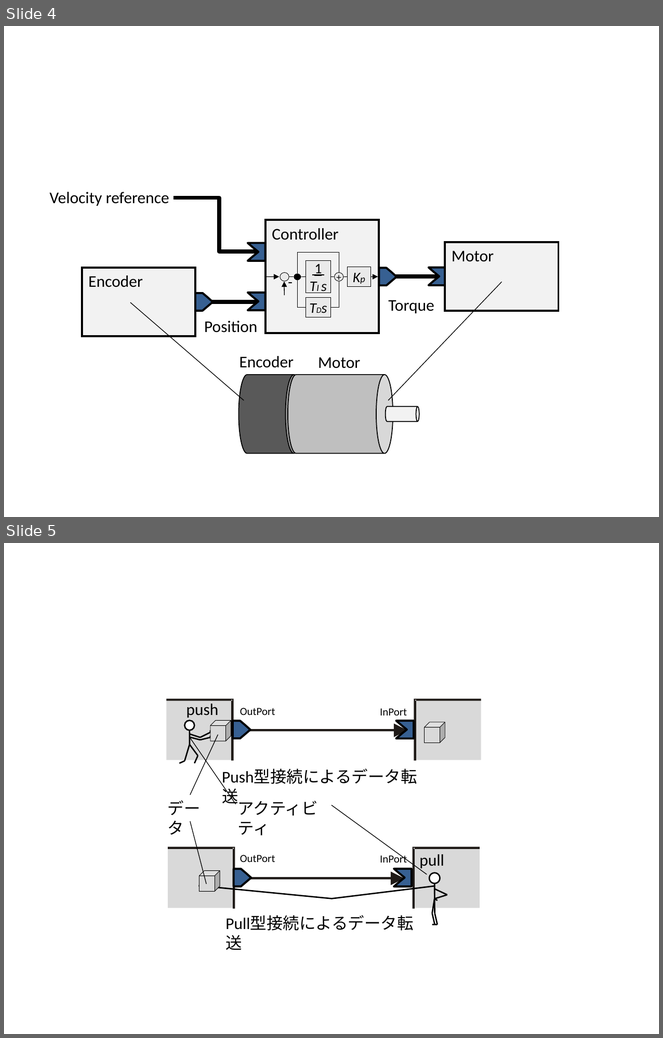
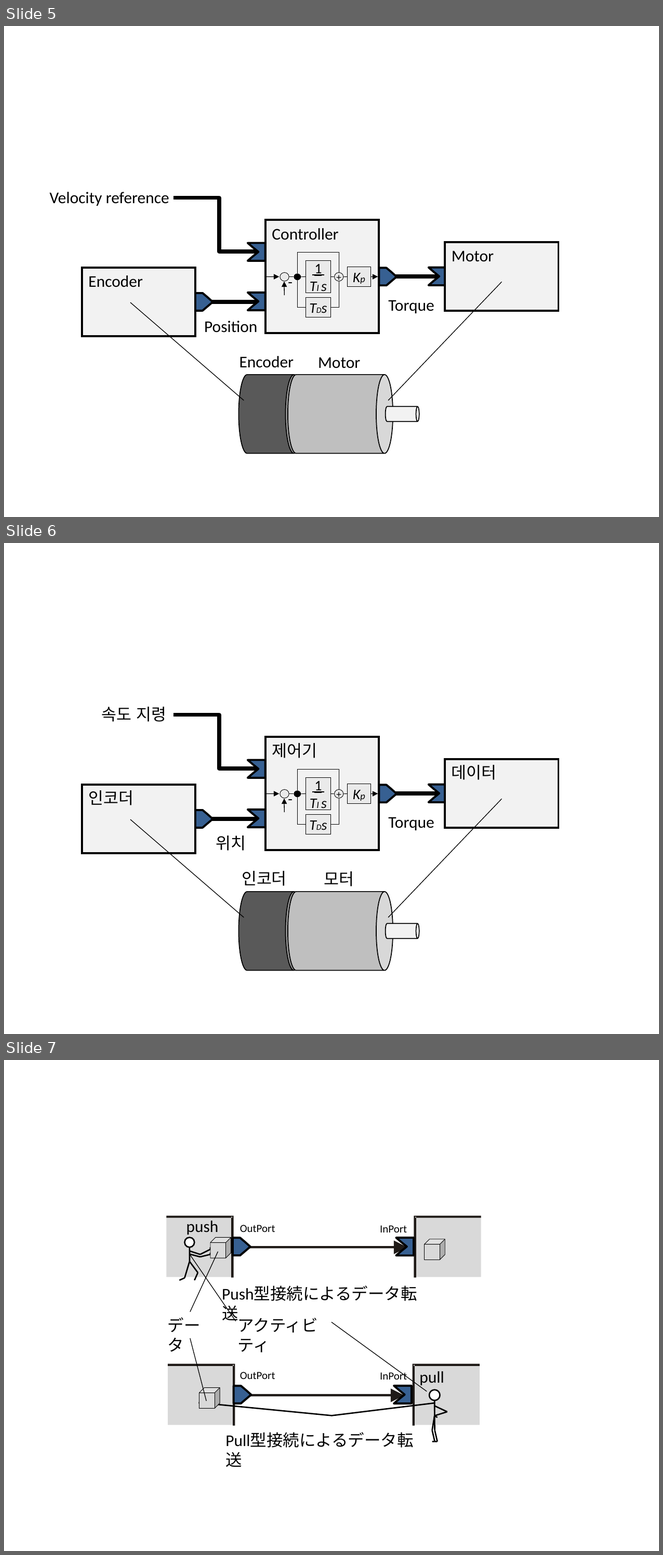
Before and after one commit to kkunita/openrtm.org, a slide deck: Documents/03_DevelopersGuide/01_Basic_RTC_Programming/02_DataPort/DataPort_Basic.pptx. Shown one above the other, each under a label of ours: slides 4 and 5 before the commit, slides 5, 6 and 7 after it. The pictures are 663x1038 and 663x1555 pixels, drawn with LibreOffice and Linux fonts; fonts in the diff are those of the drawing. Boxes give left, top, right and bottom in pixels: in the first picture for what was removed or moved away, otherwise in the second. Text is boxed around its words. In the diff, an @@ line names an element or a change of style, - is before the commit and + after.

```diff
--- a/Documents/03_DevelopersGuide/01_Basic_RTC_Programming/02_DataPort/DataPort_Basic.pptx
+++ b/Documents/03_DevelopersGuide/01_Basic_RTC_Programming/02_DataPort/DataPort_Basic.pptx
@@ slide 6 added at [4, 543, 659, 1034], background #FFFFFF @@
@@ group added at [82, 707, 558, 970]: 9 lines, 6 rectangles, 5 freeform shapes, 5 texts, 4 elbow lines, 4 ellipses, 3 arrows, 3 cylinders @@
+인코더
+데이터
+제어기
+위치
+Torque
+속도 지령
+1
+TI s
+TDs
+Kp
++
+-
+모터
+인코더
@@ what was slide 4 is now slide 5 @@
@@ what was slide 5 is now slide 7 @@
```
Also in this commit, not shown: 3 slides changed, 6 other slides added, 13 other files.
